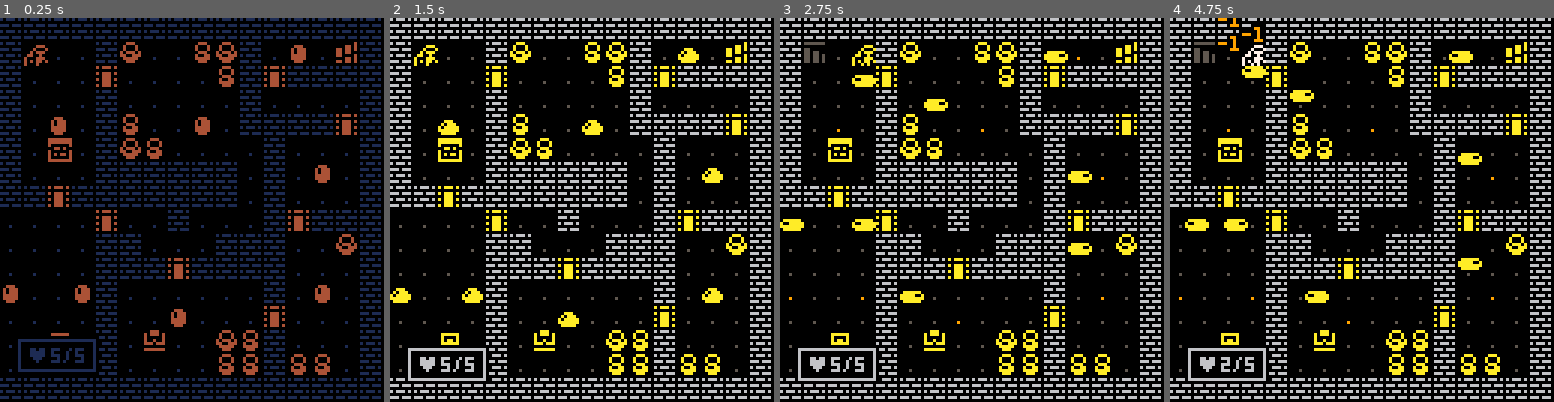
Above: before the commit, frames 1-4 (left to right).
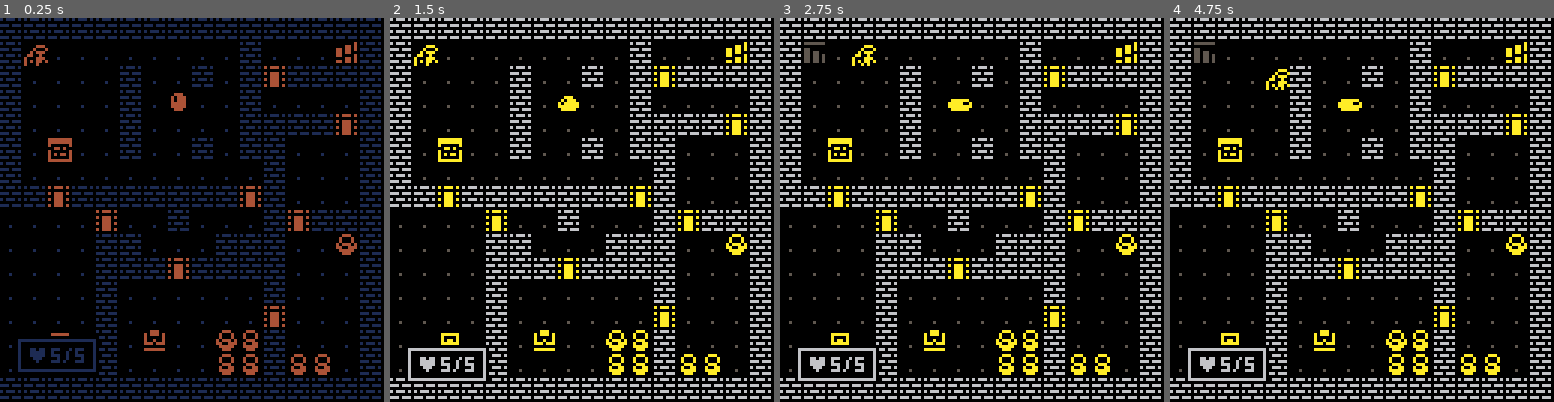
Above: after the commit, the same moments.

Repository: salty-max/pico-8
Game: PICO-8 cartridge carts/rouge/rouge.p8
Same seed, same stepped clock (60 frames per second), same inputs: the game is played once before the commit and once after it.
Inputs:
- Up to frame 1 (0.25 s): no input
- Up to frame 2 (1.5 s): tap X (X key) at 0.33, 1.07 s; tap O (Z key) at 0.7 s
- Up to frame 3 (2.75 s): hold Right 1.6-2.1 s; tap O (Z key) at 1.7, 2.1, 2.5 s; tap X (X key) at 1.85 s; hold Up 2.15-2.42 s; hold Right from 2.47 s (still down)
- Up to frame 4 (4.75 s): tap O (Z key) every 0.4 s from 2.9 to 4.5 s; tap X (X key) at 2.97, 4.08 s; release Right at 3.03 s; hold Left 3.08-3.58 s; hold Down 3.63-3.97 s; hold Right 4.02-4.68 s; hold Up from 4.73 s (still down)

The runs differ from the first frame. In frame 1, 4.9% of the frame differs, in the area x 0-86%, y 6-81%; in frame 2, 4.9%; in frame 3, 5.0%; in frame 4, 5.5%, in the area x 2-85%, y 0-92%.

Commit message:
rouge: implements line of sight

Diff:
--- a/carts/rouge/rouge.p8
+++ b/carts/rouge/rouge.p8
@@ -145,18 +145,18 @@
 0000000000000000000000000000000000000000000000000000000000000000000000000000000000000000000000000000000000000000000000000000000000000000000000000000000000000000000000000000000000000000000000000000000000000000000000000000000000000000000000000000000000000000
 __map__
 0202020202020202020202020202020200000000000000000000000000000000000000000000000000000000000000000000000000000000000000000000000000000000000000000000000000000000000000000000000000000000000000000000000000000000000000000000000000000000000000000000000000000000
-020f0101020801010708020103010e0200000000000000000000000000000000000000000000000000000000000000000000000000000000000000000000000000000000000000000000000000000000000000000000000000000000000000000000000000000000000000000000000000000000000000000000000000000000
-020101010d0101010107020d0202020200000000000000000000000000000000000000000000000000000000000000000000000000000000000000000000000000000000000000000000000000000000000000000000000000000000000000000000000000000000000000000000000000000000000000000000000000000000
-0201010102010101010102010101010200000000000000000000000000000000000000000000000000000000000000000000000000000000000000000000000000000000000000000000000000000000000000000000000000000000000000000000000000000000000000000000000000000000000000000000000000000000
-02010301020701010301020202020d0200000000000000000000000000000000000000000000000000000000000000000000000000000000000000000000000000000000000000000000000000000000000000000000000000000000000000000000000000000000000000000000000000000000000000000000000000000000
-0201060102080701010101020101010200000000000000000000000000000000000000000000000000000000000000000000000000000000000000000000000000000000000000000000000000000000000000000000000000000000000000000000000000000000000000000000000000000000000000000000000000000000
-0201010102020202020201020103010200000000000000000000000000000000000000000000000000000000000000000000000000000000000000000000000000000000000000000000000000000000000000000000000000000000000000000000000000000000000000000000000000000000000000000000000000000000
-02020d0202020202020201020101010200000000000000000000000000000000000000000000000000000000000000000000000000000000000000000000000000000000000000000000000000000000000000000000000000000000000000000000000000000000000000000000000000000000000000000000000000000000
+020f0101010101010101020101010e0200000000000000000000000000000000000000000000000000000000000000000000000000000000000000000000000000000000000000000000000000000000000000000000000000000000000000000000000000000000000000000000000000000000000000000000000000000000
+02010101010201010201020d0202020200000000000000000000000000000000000000000000000000000000000000000000000000000000000000000000000000000000000000000000000000000000000000000000000000000000000000000000000000000000000000000000000000000000000000000000000000000000
+0201010101020103010102010101010200000000000000000000000000000000000000000000000000000000000000000000000000000000000000000000000000000000000000000000000000000000000000000000000000000000000000000000000000000000000000000000000000000000000000000000000000000000
+02010101010201010101020202020d0200000000000000000000000000000000000000000000000000000000000000000000000000000000000000000000000000000000000000000000000000000000000000000000000000000000000000000000000000000000000000000000000000000000000000000000000000000000
+0201060101020101020102020101010200000000000000000000000000000000000000000000000000000000000000000000000000000000000000000000000000000000000000000000000000000000000000000000000000000000000000000000000000000000000000000000000000000000000000000000000000000000
+0201010101010101010101020101010200000000000000000000000000000000000000000000000000000000000000000000000000000000000000000000000000000000000000000000000000000000000000000000000000000000000000000000000000000000000000000000000000000000000000000000000000000000
+02020d020202020202020d020101010200000000000000000000000000000000000000000000000000000000000000000000000000000000000000000000000000000000000000000000000000000000000000000000000000000000000000000000000000000000000000000000000000000000000000000000000000000000
 010101010d010102010101020d02020200000000000000000000000000000000000000000000000000000000000000000000000000000000000000000000000000000000000000000000000000000000000000000000000000000000000000000000000000000000000000000000000000000000000000000000000000000000
 0101010102020101010202020101080200000000000000000000000000000000000000000000000000000000000000000000000000000000000000000000000000000000000000000000000000000000000000000000000000000000000000000000000000000000000000000000000000000000000000000000000000000000
 010101010202020d020202020101010200000000000000000000000000000000000000000000000000000000000000000000000000000000000000000000000000000000000000000000000000000000000000000000000000000000000000000000000000000000000000000000000000000000000000000000000000000000
-0301010302010101010101020103010200000000000000000000000000000000000000000000000000000000000000000000000000000000000000000000000000000000000000000000000000000000000000000000000000000000000000000000000000000000000000000000000000000000000000000000000000000000
-01010101020101030101010d0101010200000000000000000000000000000000000000000000000000000000000000000000000000000000000000000000000000000000000000000000000000000000000000000000000000000000000000000000000000000000000000000000000000000000000000000000000000000000
+0101010102010101010101020101010200000000000000000000000000000000000000000000000000000000000000000000000000000000000000000000000000000000000000000000000000000000000000000000000000000000000000000000000000000000000000000000000000000000000000000000000000000000
+01010101020101010101010d0101010200000000000000000000000000000000000000000000000000000000000000000000000000000000000000000000000000000000000000000000000000000000000000000000000000000000000000000000000000000000000000000000000000000000000000000000000000000000
 01010a0102010c01010807020101010200000000000000000000000000000000000000000000000000000000000000000000000000000000000000000000000000000000000000000000000000000000000000000000000000000000000000000000000000000000000000000000000000000000000000000000000000000000
 0101010102010101010707020707010200000000000000000000000000000000000000000000000000000000000000000000000000000000000000000000000000000000000000000000000000000000000000000000000000000000000000000000000000000000000000000000000000000000000000000000000000000000
 0202020202020202020202020202020200000000000000000000000000000000000000000000000000000000000000000000000000000000000000000000000000000000000000000000000000000000000000000000000000000000000000000000000000000000000000000000000000000000000000000000000000000000
--- a/carts/rouge/src/draw.lua
+++ b/carts/rouge/src/draw.lua
@@ -15,7 +15,7 @@
   end
 
   for m in all(mobs) do
-    if m != player then
+    if m ~= player then
       draw_mob(m)
     end
   end
--- a/carts/rouge/src/main.lua
+++ b/carts/rouge/src/main.lua
@@ -15,6 +15,7 @@
   dir_y = { 0, 0, -1, 1, -1, 1, 1, -1 }
 
   debug = {}
+
   start_game()
 end
 
--- a/carts/rouge/src/mobs.lua
+++ b/carts/rouge/src/mobs.lua
@@ -34,14 +34,11 @@
 end
 
 function is_walkable(_x, _y, _mode)
-  local mode = ""
   local tile = mget(_x, _y)
 
-  if (_mode) mode = _mode
+  if mode == nil then mode = "" end
   if is_in_bounds(_x, _y) then
-    if fget(tile, 0) then
-      return false
-    else
+    if not fget(tile, 0) then
       if mode == "check_mobs" then
         return not get_mob_at(_x, _y)
       end
@@ -111,7 +108,7 @@
 
 function do_ai()
   for m in all(mobs) do
-    if m != player then
+    if m ~= player then
       m.mov = nil
       if dist(m.x, m.y, player.x, player.y) == 1 then
         -- attack player
@@ -134,10 +131,46 @@
         end
 
         mob_flip(m, bx)
-        mob_walk(m, bx, by)
+        --mob_walk(m, bx, by)
         _upd = update_ai_turn
         p_t = 0
       end
     end
   end
 end
+
+function los(x1, y1, x2, y2)
+  local frst, sx, sy, dx, dy = true
+  --★
+  if dist(x1, y1, x2, y2) == 1 then return true end
+  if x1 < x2 then
+    sx = 1
+    dx = x2 - x1
+  else
+    sx = -1
+    dx = x1 - x2
+  end
+  if y1 < y2 then
+    sy = 1
+    dy = y2 - y1
+  else
+    sy = -1
+    dy = y1 - y2
+  end
+  local err, e2 = dx - dy, nil
+
+  while (x1 == x2 and y1 == y2) == false do
+    if not frst and not is_walkable(x1, y1, "sight") then return false end
+    frst = false
+    e2 = err + err
+    if e2 > -dy then
+      err = err - dy
+      x1 = x1 + sx
+    end
+    if e2 < dx then
+      err = err + dx
+      y1 = y1 + sy
+    end
+  end
+  return true
+end
--- a/carts/rouge/src/ui.lua
+++ b/carts/rouge/src/ui.lua
@@ -30,7 +30,7 @@
     end
     clip()
 
-    if w.dur != nil then
+    if w.dur ~= nil then
       w.dur -= 1
       if w.dur <= 0 then
         local dif = wh / 4
--- a/carts/rouge/src/update.lua
+++ b/carts/rouge/src/update.lua
@@ -36,7 +36,7 @@
   p_t = min(p_t + 0.128, 1)
 
   for m in all(mobs) do
-    if m != player and m.mov then
+    if m ~= player and m.mov then
       m.mov(m, p_t)
     end
   end
